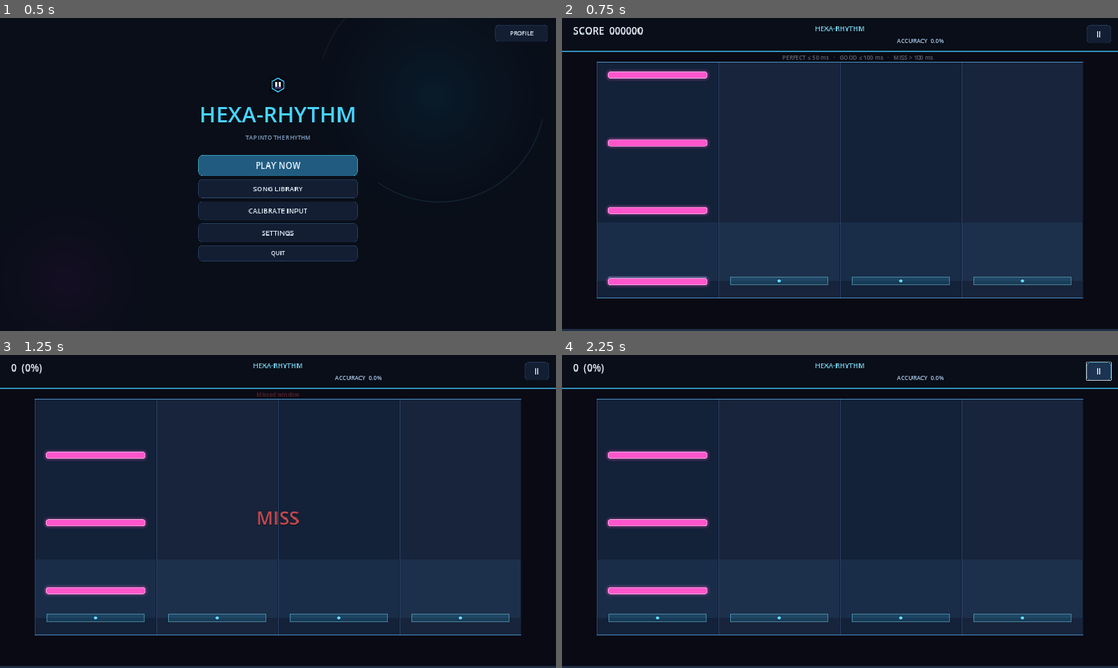
Above: before the commit, frames 1-4 (two rows, left to right).
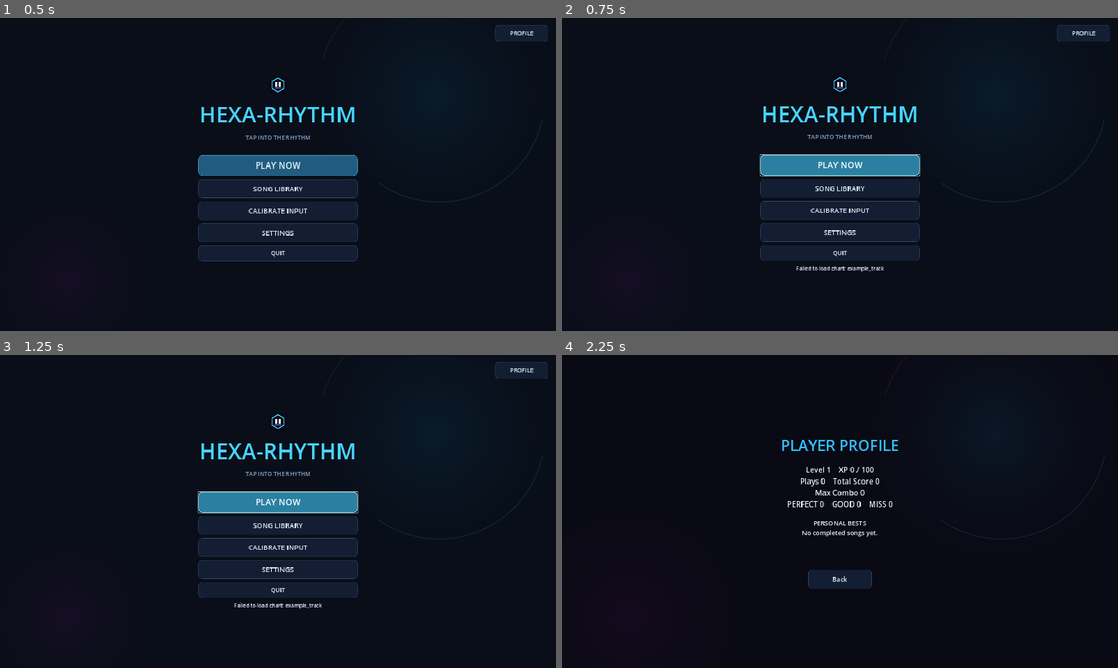
Above: after the commit, the same moments.

Repository: abhayshravan357-sudo/rhythm-rush
Game: Godot game, scene res://scenes/MainMenu.tscn
Two runs of this game, one before a commit and one after it. Both use one fixed random seed, a clock stepped at 60 frames per second and the inputs below.
Inputs (mouse positions are in pixels of both pictures, inside the frame that each line leads up to):
- Up to frame 1 (0.5 s): no input
- Up to frame 2 (0.75 s): click "PLAY NOW" at 0.5 s
- Up to frame 3 (1.25 s): no input
- Up to frame 4 (2.25 s): click (840, 502) at 1.25 s, where only the run after the commit has a clickable "PLAY NOW"; click (1101, 370) at 2 s, where only the run before the commit has a clickable "II"

Frame 1 is identical in both runs. In frame 2, 58% of the frame differs, in the area x 0-100%, y 2-100%; in frame 3, 58%; in frame 4, 66%.
Error after the commit: Parse Error: Cannot find property "get" on base "Array". (res://scripts/ScoreManager.gd:299)

Commit message:
feat(systems): add hold note scoring and difficulty multiplier

Diff:
--- a/godot_project/scripts/ScoreManager.gd
+++ b/godot_project/scripts/ScoreManager.gd
@@ -27,6 +27,17 @@
 const MAX_MULTIPLIER: int = 4
 const COMBO_TIER_STEP: int = 10
 
+# Difficulty score multipliers (applied to base points).
+const DIFFICULTY_EASY: float = 0.7
+const DIFFICULTY_NORMAL: float = 1.0
+const DIFFICULTY_HARD: float = 1.4
+const DIFFICULTY_EXPERT: float = 2.0
+
+# Hold note scoring: longer holds earn more points, capped at 3x.
+const HOLD_BASE_POINTS: int = 300
+const HOLD_DURATION_DIVISOR: float = 0.5  # seconds for 1x; clamp to [1.0, 3.0]
+const HOLD_MAX_MULTIPLIER: float = 3.0
+
 const GRADE_S: String = "S"
 const GRADE_A: String = "A"
 const GRADE_B: String = "B"
@@ -69,10 +80,31 @@
 
 # ── Multiplier ────────────────────────────────────────────────────────────────
 
+# Existing combo-based multiplier (backward-compatible, no arguments).
 func get_multiplier() -> int:
 	"""Combo-based score multiplier. Tiers: 1x/2x/3x/4x, capped at MAX_MULTIPLIER."""
 	var tier: int = 1 + int(operational_combo_counter / COMBO_TIER_STEP)
 	return clampi(tier, 1, MAX_MULTIPLIER)
+
+
+# Difficulty score multiplier.
+func get_difficulty_multiplier(difficulty: String = "") -> float:
+	"""Difficulty score multiplier.
+
+	EASY=0.7, NORMAL=1.0, HARD=1.4, EXPERT=2.0. Unknown/empty defaults to NORMAL.
+	"""
+	var d: String = difficulty.to_upper()
+	match d:
+		"EASY": return DIFFICULTY_EASY
+		"HARD": return DIFFICULTY_HARD
+		"EXPERT": return DIFFICULTY_EXPERT
+		_: return DIFFICULTY_NORMAL
+
+
+# Combined score multiplier: combo tier * difficulty.
+func get_total_multiplier(difficulty: String = "") -> float:
+	"""Combined score multiplier: combo tier * difficulty."""
+	return float(get_multiplier()) * get_difficulty_multiplier(difficulty)
 
 
 # ── Queries ───────────────────────────────────────────────────────────────────
@@ -149,7 +181,7 @@
 
 # ── Input ─────────────────────────────────────────────────────────────────────
 
-func process_action_input(target_lane: int) -> void:
+func process_action_input(target_lane: int, difficulty: String = "") -> void:
 	if reference_timeline.is_empty():
 		return
 	if target_lane < 0 or target_lane >= GameConfig.normalize_lane_count(GameConfig.DEFAULT_LANE_COUNT):
@@ -176,10 +208,10 @@
 	# Only taps within the GOOD window count as a hit; off-window taps are ignored
 	# and the note is auto-missed by _process once the window expires.
 	if best_delta <= AudioSync.get_judgment_window_good():
-		_evaluate_hit_precision(best_index, best_delta)
-
-
-func _evaluate_hit_precision(note_index: int, error_delta: float) -> void:
+		_evaluate_hit_precision(best_index, best_delta, difficulty)
+
+
+func _evaluate_hit_precision(note_index: int, error_delta: float, difficulty: String = "") -> void:
 	if resolved_flags.get(note_index, false):
 		return
 
@@ -204,47 +236,92 @@
 		miss_count += 1
 		operational_combo_counter = 0
 
-	var multiplier: int = get_multiplier()
-	var points: int = base_points * multiplier
+	var difficulty_mult: float = get_difficulty_multiplier(difficulty)
+	var points: int = int(float(base_points) * float(get_multiplier()) * difficulty_mult)
 	absolute_accumulated_score += points
 	historical_maximum_combo = maxi(historical_maximum_combo, operational_combo_counter)
 	emit_signal("alignment_processed", rating, operational_combo_counter, get_accuracy())
-
-	# Resolve any simultaneous chord notes in other lanes at the same time
-	_resolve_simultaneous_chord(note_index, error_delta)
-
-	if is_sequence_complete() and not sequence_completed:
-		_finalize_sequence()
-
-
-# ── Simultaneous chord judgment ──────────────────────────────────────────────
-
-# When a note is hit at time T in lane L, check for unresolved notes in other
-# lanes at approximately the same time (within CHORD_WINDOW seconds) and
-# resolve them as part of the same chord. This enables simultaneous multi-lane
-# input (chords) to be judged together.
-const CHORD_WINDOW: float = 0.030  # 30 ms simultaneity tolerance
-
-func _resolve_simultaneous_chord(primary_index: int, primary_time: float) -> void:
-	"""Resolve any unresolved notes at the same timestamp as primary_index
-	but in different lanes, treating them as a simultaneous chord hit."""
-	var primary_note: Dictionary = reference_timeline[primary_index]
-	var primary_lane: int = int(primary_note.get("lane", -1))
-
-	for i: int in range(reference_timeline.size()):
-		if i == primary_index:
-			continue
-		if resolved_flags.get(i, false):
-			continue
-		var note: Dictionary = reference_timeline[i]
-		var note_lane: int = int(note.get("lane", -1))
-		if note_lane == primary_lane:
-			continue  # same lane — not a chord, skip
-		var note_time: float = float(note.get("timestamp", 0.0))
-		var time_delta: float = absf(note_time - primary_time)
-		if time_delta <= CHORD_WINDOW:
-			# Resolve this note as part of the chord using its own timing delta
-			_evaluate_hit_precision(i, time_delta)
+	if is_sequence_complete() and not sequence_completed:
+		_finalize_sequence()
+
+
+# ── Extended input: hold notes and chords ───────────────────────────────────
+
+# Evaluate a completed hold note. Points accumulate with hold duration and are
+# scaled by the combo and difficulty multipliers. Returns {rating, points}.
+func process_hold_note(note_index: int, hold_duration_seconds: float, difficulty: String = "") -> Dictionary:
+	var result: Dictionary = {
+		"rating": "MISS",
+		"points": 0,
+	}
+	if note_index < 0 or note_index >= reference_timeline.size():
+		return result
+	if resolved_flags.get(note_index, false):
+		return result
+
+	var hold_duration: float = maxi(0.0, float(hold_duration_seconds))
+	var hold_mult: float = clampf(hold_duration / HOLD_DURATION_DIVISOR, 1.0, HOLD_MAX_MULTIPLIER)
+
+	resolved_flags[note_index] = true
+	resolved_notes_count += 1
+	operational_combo_counter += 1
+	perfect_count += 1
+
+	var points: int = int(float(HOLD_BASE_POINTS) * hold_mult * float(get_multiplier()) * get_difficulty_multiplier(difficulty))
+	absolute_accumulated_score += points
+	historical_maximum_combo = maxi(historical_maximum_combo, operational_combo_counter)
+
+	result["rating"] = "PERFECT"
+	result["points"] = points
+	emit_signal("alignment_processed", "PERFECT", operational_combo_counter, get_accuracy())
+	if is_sequence_complete() and not sequence_completed:
+		_finalize_sequence()
+	return result
+
+
+# Evaluate a simultaneous chord hit. Each note scores independently from its
+# rating; the combo counts only once for the whole chord. Returns total points.
+func process_chord_hit(note_indices: Array, ratings: Array, difficulty: String = "") -> int:
+	if typeof(note_indices) != TYPE_ARRAY or typeof(ratings) != TYPE_ARRAY:
+		return 0
+	if note_indices.size() == 0:
+		return 0
+
+	var total_base: int = 0
+	var newly_resolved: int = 0
+
+	for i: int in range(note_indices.size()):
+		var idx: int = int(note_indices[i])
+		if idx < 0 or idx >= reference_timeline.size():
+			continue
+		if resolved_flags.get(idx, false):
+			continue
+		var rating: String = str(ratings.get(i, "MISS")).to_upper()
+		var base: int = 0
+		match rating:
+			"PERFECT": base = 300; perfect_count += 1
+			"GOOD": base = 100; good_count += 1
+			"OK": base = 50
+			"MISS": base = 0; miss_count += 1
+			_: base = 0; miss_count += 1
+		total_base += base
+		resolved_flags[idx] = true
+		resolved_notes_count += 1
+		newly_resolved += 1
+
+	# Combo counts once for the chord.
+	if newly_resolved > 0:
+		operational_combo_counter += 1
+
+	var difficulty_mult: float = get_difficulty_multiplier(difficulty)
+	var total_points: int = int(float(total_base) * float(get_multiplier()) * difficulty_mult)
+	absolute_accumulated_score += total_points
+	historical_maximum_combo = maxi(historical_maximum_combo, operational_combo_counter)
+
+	emit_signal("alignment_processed", "CHORD", operational_combo_counter, get_accuracy())
+	if is_sequence_complete() and not sequence_completed:
+		_finalize_sequence()
+	return total_points
 
 
 func _register_miss(note_index: int) -> void:
--- a/godot_project/scripts/systems/PlayerProfile.gd
+++ b/godot_project/scripts/systems/PlayerProfile.gd
@@ -190,6 +190,10 @@
 
 func get_level() -> int:
 	return int(_profile.get("level", 1))
+
+
+func get_total_score() -> int:
+	return maxi(0, int(_profile.get("total_score", 0)))
 
 
 func get_xp() -> int:
--- a/godot_project/scripts/systems/SongUnlockManager.gd
+++ b/godot_project/scripts/systems/SongUnlockManager.gd
@@ -99,6 +99,10 @@
 	var state: Variant = song_states[sid]
 	return bool(state.get("unlocked", false)) if typeof(state) == TYPE_DICTIONARY else false
 
+# Alias matching the requested API name.
+func is_song_unlocked(song_id: Variant) -> bool:
+	return is_unlocked(song_id)
+
 func get_progress(song_id: Variant) -> float:
 	var sid := _validate_song_id(song_id)
 	if sid == "" or not song_states.has(sid):
@@ -170,6 +174,22 @@
 		return false
 	song_states[sid]["progress"] = clampf(_as_float(progress), 0.0, 1.0)
 	return true
+
+# Unlock a song when a score threshold is met. Returns true if the song was
+# newly unlocked (or was already unlocked). Safe to call repeatedly.
+func unlock_song_on_score(song_id: Variant, score: int, threshold: int) -> bool:
+	var sid := _validate_song_id(song_id)
+	if sid == "" or not song_catalogue.has(sid) or not song_states.has(sid):
+		return false
+	if score < threshold:
+		return false  # threshold not met
+	if bool(song_states[sid].get("unlocked", false)):
+		return true  # already unlocked
+	return unlock_song(sid)
+
+# Alias matching the requested API name.
+func unlock_on_score_threshold(song_id: Variant, score: int, threshold: int) -> bool:
+	return unlock_song_on_score(song_id, score, threshold)
 
 
 # ── Helpers ───────────────────────────────────────────────────────────────
